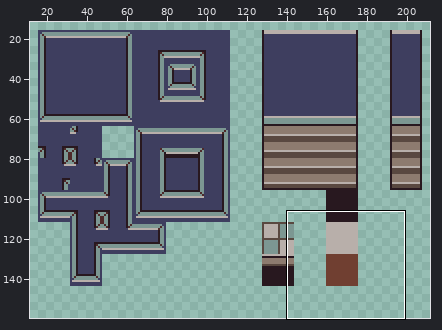
A sprite sheet gets an edit: assets/sprites/tilesets/tile_hallway_dream.png. Above, an overview of the earlier version with the close-up marked.
Close-up. The starting point:
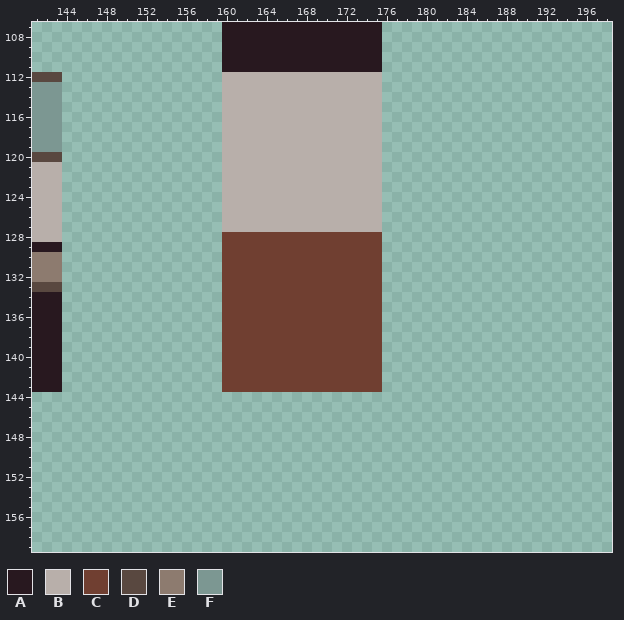
The file is 224x160 pixels. Shown: x 141..198, y 107..159. The wide view leaves out empty margins.
Palette (. is transparent): A #28181f  B #b8afaa  C #703f31  D #594840  E #8d7b6f  F #7c9792
Pixels before (only the part around the change), first column x 141:
107 ...................AAAAAAAAAAAAAAAA......................
108 ...................AAAAAAAAAAAAAAAA......................
109 ...................AAAAAAAAAAAAAAAA......................
110 ...................AAAAAAAAAAAAAAAA......................
111 ...................AAAAAAAAAAAAAAAA......................
112 DDD................BBBBBBBBBBBBBBBB......................
113 FFF................BBBBBBBBBBBBBBBB......................
114 FFF................BBBBBBBBBBBBBBBB......................
115 FFF................BBBBBBBBBBBBBBBB......................
116 FFF................BBBBBBBBBBBBBBBB......................
117 FFF................BBBBBBBBBBBBBBBB......................
118 FFF................BBBBBBBBBBBBBBBB......................
119 FFF................BBBBBBBBBBBBBBBB......................
120 DDD................BBBBBBBBBBBBBBBB......................
121 BBB................BBBBBBBBBBBBBBBB......................
122 BBB................BBBBBBBBBBBBBBBB......................
123 BBB................BBBBBBBBBBBBBBBB......................
124 BBB................BBBBBBBBBBBBBBBB......................
125 BBB................BBBBBBBBBBBBBBBB......................
126 BBB................BBBBBBBBBBBBBBBB......................
127 BBB................BBBBBBBBBBBBBBBB......................
128 BBB................CCCCCCCCCCCCCCCC......................
129 AAA................CCCCCCCCCCCCCCCC......................
130 EEE................CCCCCCCCCCCCCCCC......................
131 EEE................CCCCCCCCCCCCCCCC......................
132 EEE................CCCCCCCCCCCCCCCC......................
133 DDD................CCCCCCCCCCCCCCCC......................
134 AAA................CCCCCCCCCCCCCCCC......................
135 AAA................CCCCCCCCCCCCCCCC......................
136 AAA................CCCCCCCCCCCCCCCC......................
137 AAA................CCCCCCCCCCCCCCCC......................
138 AAA................CCCCCCCCCCCCCCCC......................
139 AAA................CCCCCCCCCCCCCCCC......................
140 AAA................CCCCCCCCCCCCCCCC......................
141 AAA................CCCCCCCCCCCCCCCC......................
142 AAA................CCCCCCCCCCCCCCCC......................
143 AAA................CCCCCCCCCCCCCCCC......................
144 .........................................................
145 .........................................................
146 .........................................................
147 .........................................................
148 .........................................................
149 .........................................................
150 .........................................................
151 .........................................................
152 .........................................................
153 .........................................................
154 .........................................................
155 .........................................................
156 .........................................................
157 .........................................................
158 .........................................................
159 .........................................................
After:
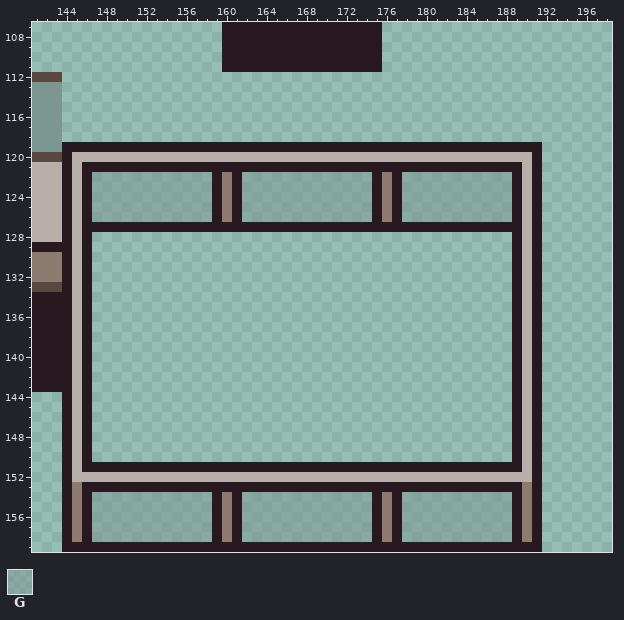
Colours new in this view: G #7c979283
Diff:
y 112..118: x 160..175 BBBBBBBBBBBBBBBB -> ................
y 119: x 144..191 ................BBBBBBBBBBBBBBBB................ -> AAAAAAAAAAAAAAAAAAAAAAAAAAAAAAAAAAAAAAAAAAAAAAAA
y 120: x 144..159 ................ -> ABBBBBBBBBBBBBBB; x 176..191 ................ -> BBBBBBBBBBBBBBBA
y 121: x 144..191 ................BBBBBBBBBBBBBBBB................ -> ABAAAAAAAAAAAAAAAAAAAAAAAAAAAAAAAAAAAAAAAAAAAABA
y 122..126: x 144..191 ................BBBBBBBBBBBBBBBB................ -> ABAGGGGGGGGGGGGAEAGGGGGGGGGGGGGAEAGGGGGGGGGGGABA
y 127: x 144..191 ................BBBBBBBBBBBBBBBB................ -> ABAAAAAAAAAAAAAAAAAAAAAAAAAAAAAAAAAAAAAAAAAAAABA
y 128..143: x 144..146 ... -> ABA; x 160..175 CCCCCCCCCCCCCCCC -> ................; x 189..191 ... -> ABA
y 144..150: x 144..146 ... -> ABA; x 189..191 ... -> ABA
y 151: x 144..191 ................................................ -> ABAAAAAAAAAAAAAAAAAAAAAAAAAAAAAAAAAAAAAAAAAAAABA
y 152: x 144..191 ................................................ -> ABBBBBBBBBBBBBBBBBBBBBBBBBBBBBBBBBBBBBBBBBBBBBBA
y 153: x 144..191 ................................................ -> AEAAAAAAAAAAAAAAAAAAAAAAAAAAAAAAAAAAAAAAAAAAAAEA
y 154..158: x 144..191 ................................................ -> AEAGGGGGGGGGGGGAEAGGGGGGGGGGGGGAEAGGGGGGGGGGGAEA
y 159: x 144..191 ................................................ -> AAAAAAAAAAAAAAAAAAAAAAAAAAAAAAAAAAAAAAAAAAAAAAAA
